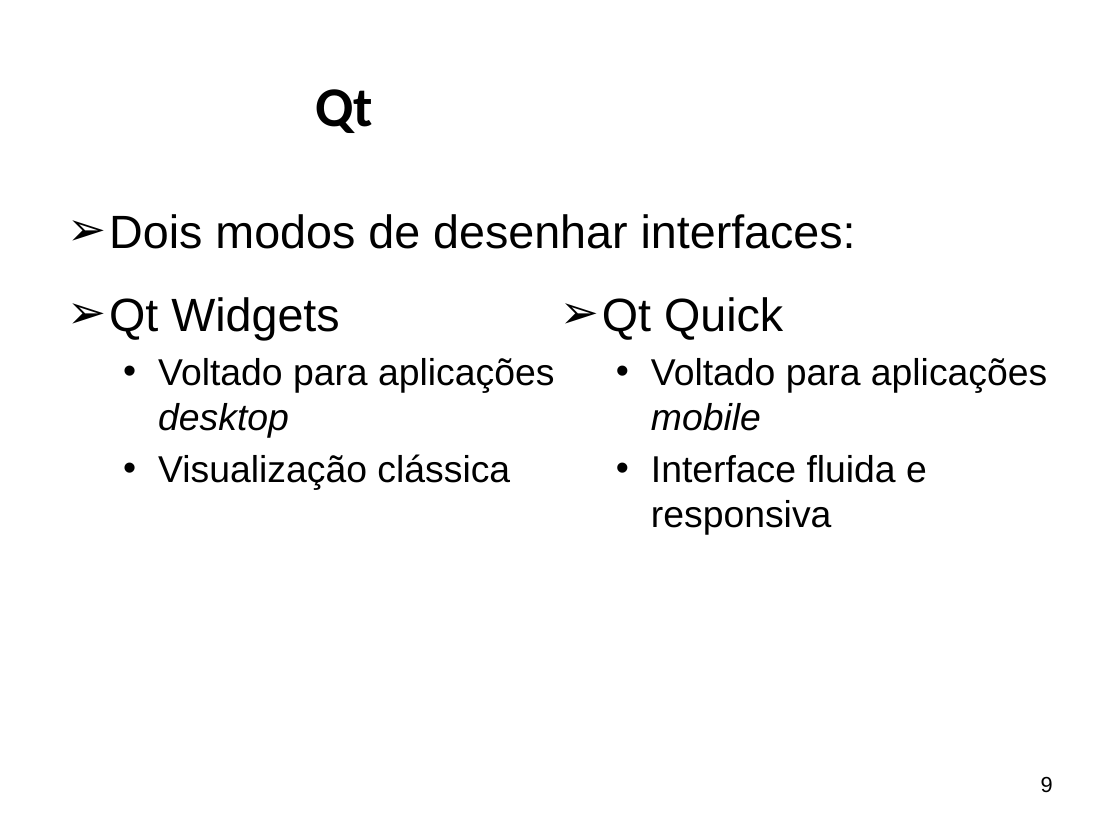
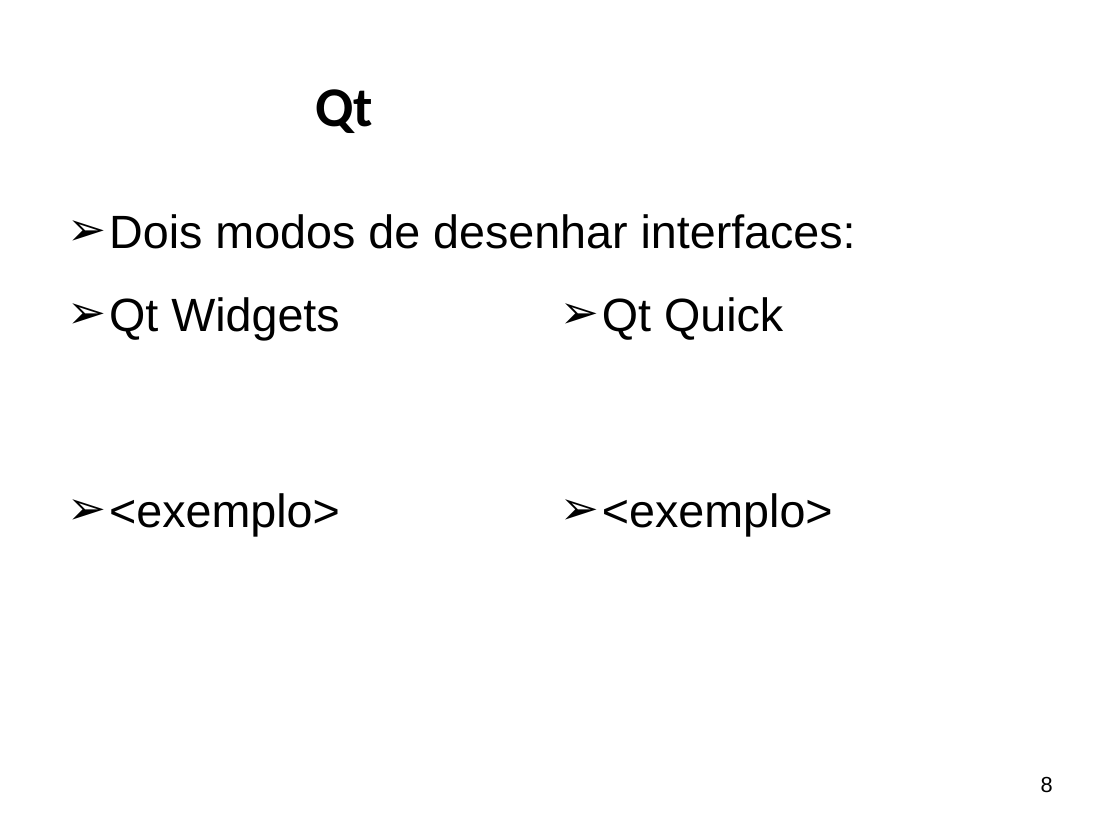
Before and after one commit to ricardopetrere/TCC_FTT, a slide deck: slide 8 of documentos/Apresentação Banca.pptx (slide 9 before the commit). Drawn at 1120x840 pixels with LibreOffice and Linux fonts; fonts in the diff are those of the drawing; background and template pictures are left out. Boxes give left, top, right and bottom in pixels: in the first picture for what was removed or moved away, otherwise in the second. Text is boxed around its words. In the diff, an @@ line names an element or a change of style, - is before the commit and + after.

```diff
--- a/documentos/Apresentação Banca.pptx
+++ b/documentos/Apresentação Banca.pptx
@@ text at bbox=[158, 358, 554, 490]: text changed; size 24 to 30 pt @@
-  • Voltado para aplicações desktop
-  • Visualização clássica
+➢ <exemplo>
@@ text at bbox=[109, 493, 340, 536]: text changed; size 24 to 30 pt @@
-  • Voltado para aplicações mobile
-  • Interface fluida e responsiva
+➢ <exemplo>
@@ page number at bbox=[1041, 776, 1053, 793]: text changed @@
-9
+8
```
Also in this commit, not shown: 6 other slides changed, 9 slides added, 3 slides removed.
